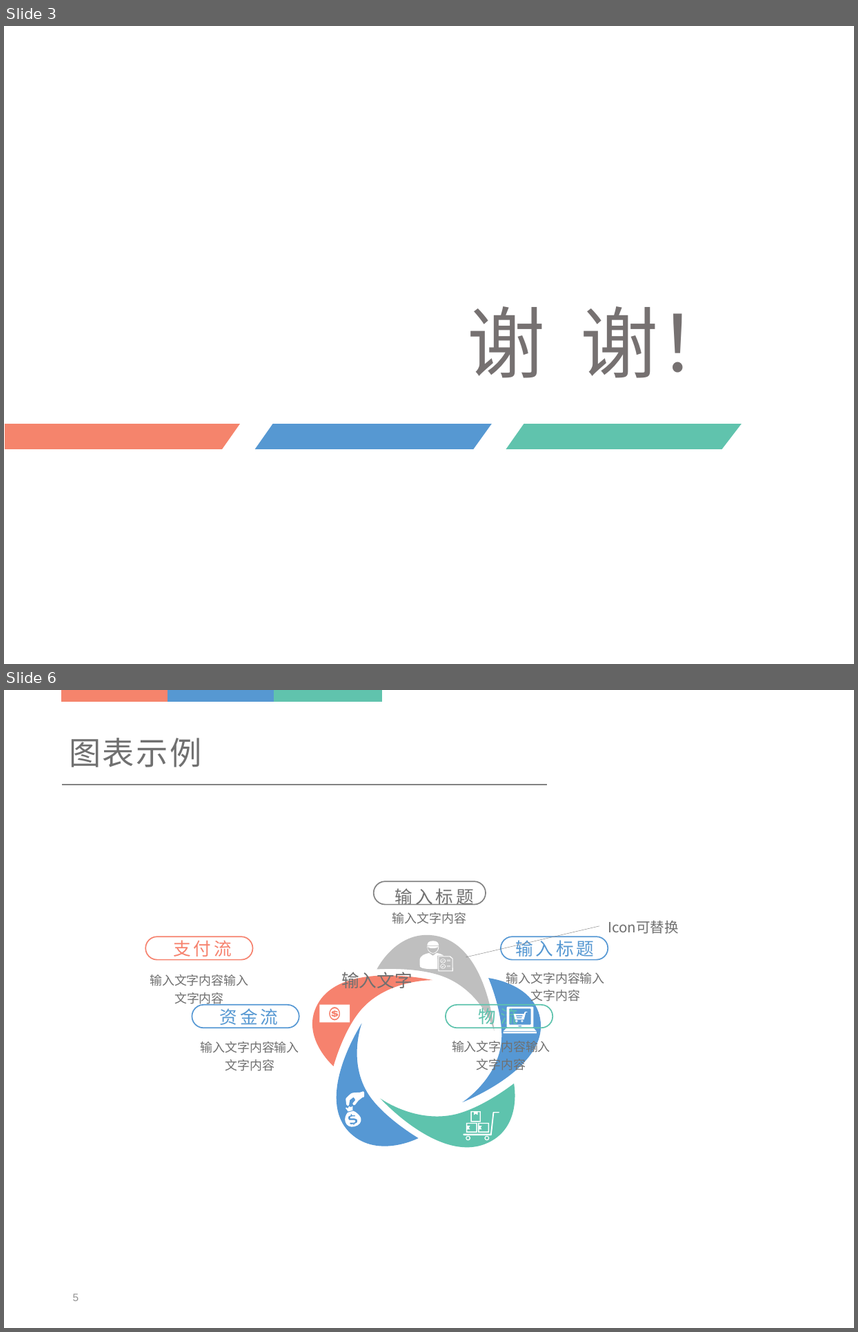
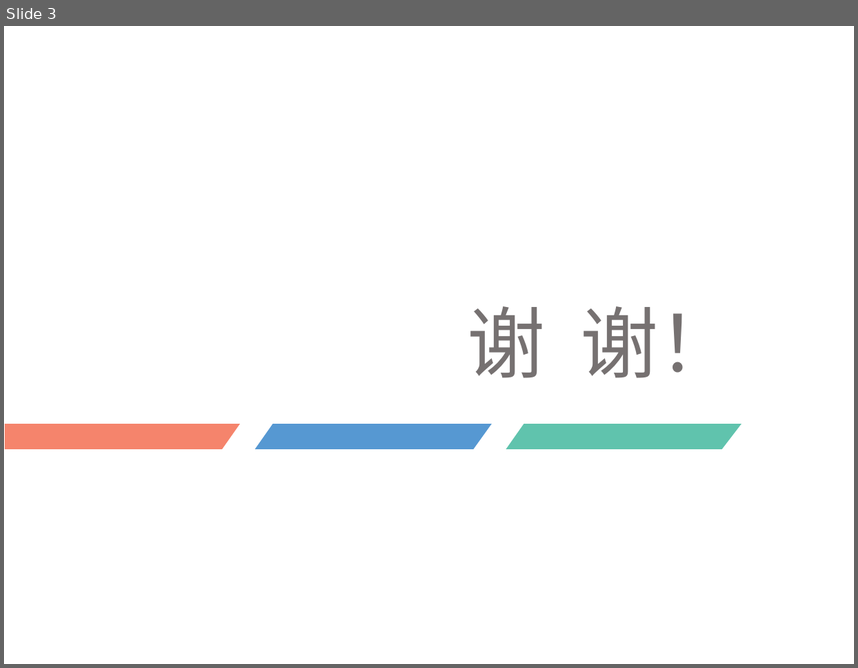
Before and after one commit to zhenglei2025/open-notebook, a slide deck: ppttemplate/template1.pptx. Shown one above the other, each under a label of ours: slides 3 and 6 before the commit, slide 3 after it; the slides between them are not shown. The pictures are 858x1332 and 858x668 pixels, drawn with LibreOffice and Linux fonts; fonts in the diff are those of the drawing; background and template pictures are left out. Boxes give left, top, right and bottom in pixels: in the first picture for what was removed or moved away, otherwise in the second. Text is boxed around its words. In the diff, an @@ line names an element or a change of style, - is before the commit and + after.

```diff
--- a/ppttemplate/template1.pptx
+++ b/ppttemplate/template1.pptx
@@ slide 6 removed at (4,690,854,1328), background #FFFFFF @@
@@ rectangle removed at (63,690,169,701) @@
@@ rectangle removed at (169,690,275,701) @@
@@ rectangle removed at (275,690,381,701) @@
@@ text removed at (69,738,201,767) @@
-图表示例
@@ line removed from (62, 785) to (547, 785) @@
@@ rounded rectangle removed at (374,881,486,904) @@
@@ text removed at (395,888,474,905) @@
-输入标题
@@ text removed at (392,912,466,924) @@
-输入文字内容
@@ rounded rectangle removed at (146,936,253,960) @@
@@ line removed from (466, 957) to (600, 925) @@
@@ rounded rectangle removed at (500,936,608,960) @@
@@ text removed at (515,937,594,960) @@
-输入标题
@@ text removed at (608,920,678,934) @@
-Icon可替换
@@ text removed at (173,940,232,960) @@
-支付流
@@ group removed at (419,940,452,972): 8 freeform shapes, 4 rectangles @@
@@ text removed at (150,974,249,1007) @@
-输入文字内容输入文字内容
@@ text removed at (341,969,412,992) @@
-输入文字
@@ text removed at (506,972,605,1004) @@
-输入文字内容输入文字内容
@@ rounded rectangle removed at (192,1005,299,1027) @@
@@ text removed at (220,1008,279,1028) @@
-资金流
@@ group removed at (319,1005,350,1023): 4 freeform shapes @@
@@ rounded rectangle removed at (445,1005,553,1027) @@
@@ text removed at (479,1004,518,1027) @@
-物 流
@@ text removed at (201,1041,299,1071) @@
-输入文字内容输入文字内容
@@ group removed at (298,927,545,1163): 5 freeform shapes @@
@@ text removed at (452,1038,550,1072) @@
-输入文字内容输入文字内容
@@ group removed at (503,1006,536,1034): 6 freeform shapes @@
@@ freeform shape removed at (346,1092,364,1105) @@
@@ freeform shape removed at (344,1111,362,1127) @@
@@ freeform shape removed at (345,1105,352,1111) @@
@@ group removed at (463,1111,499,1140): 6 freeform shapes @@
@@ page number removed at (73,1293,79,1301) @@
-5
```
Also in this commit, not shown: 9 other slides removed, 8 other files.
